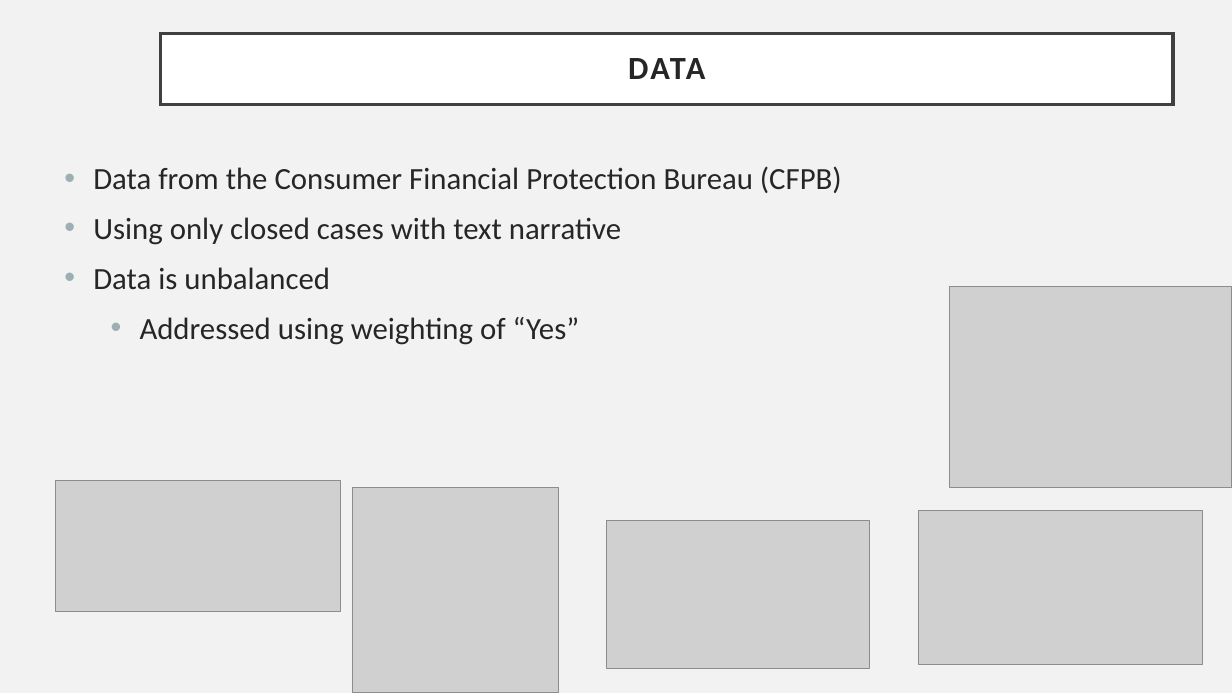
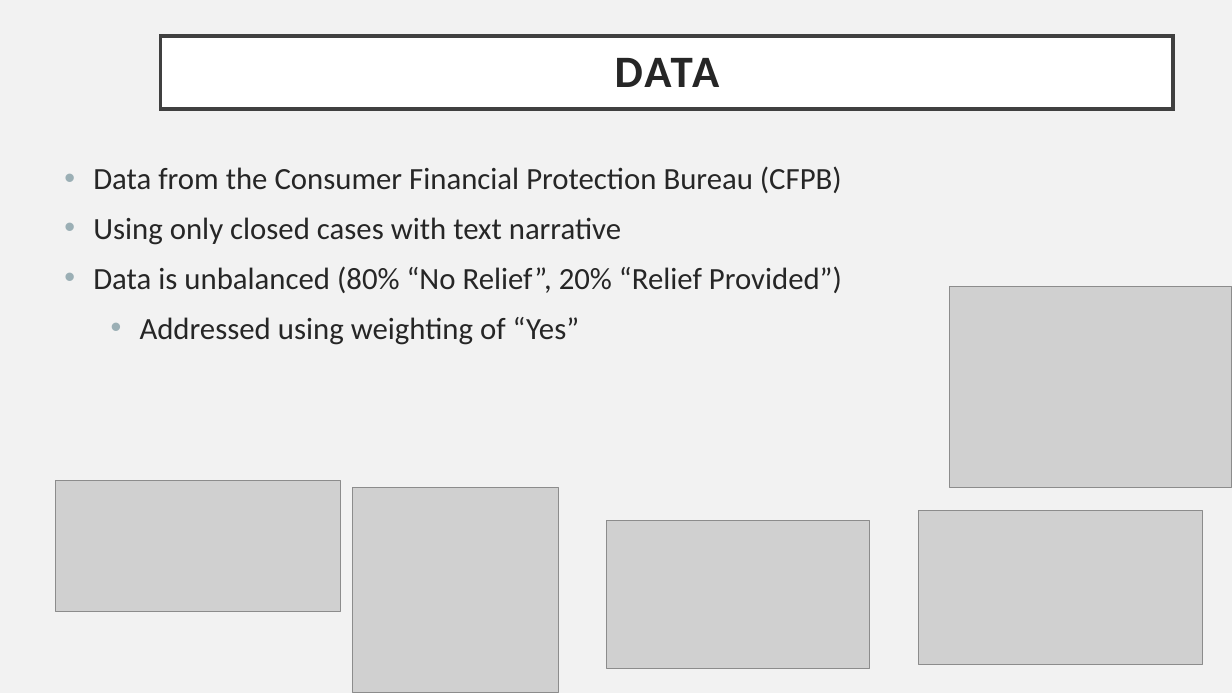
Before and after one commit to ChrisMichael11/Consumer_Complaint_Project, a slide deck: slide 4 of ppt/Consumer_Complaints.pptx (slide 5 before the commit). Drawn at 1232x693 pixels with LibreOffice and Linux fonts; fonts in the diff are those of the drawing; grey boxes stand for pictures. Boxes give left, top, right and bottom in pixels: in the first picture for what was removed or moved away, otherwise in the second. Text is boxed around its words. In the diff, an @@ line names an element or a change of style, - is before the commit and + after.

Commit message:
Adding final data

```diff
--- a/ppt/Consumer_Complaints.pptx
+++ b/ppt/Consumer_Complaints.pptx
@@ title "DATA": place and size @@
-title "DATA" at (161, 33, 1174, 104)
+title "DATA" at (161, 36, 1174, 109)
@@ title "DATA" at (161, 36, 1174, 109): size 25.2 to 35 pt @@
@@ text at (93, 266, 842, 293): text changed @@
-• Data is unbalanced
+• Data is unbalanced (80% “No Relief”, 20% “Relief Provided”)
```
Also in this commit, not shown: 5 other slides changed, 3 slides removed, 2 other files.
